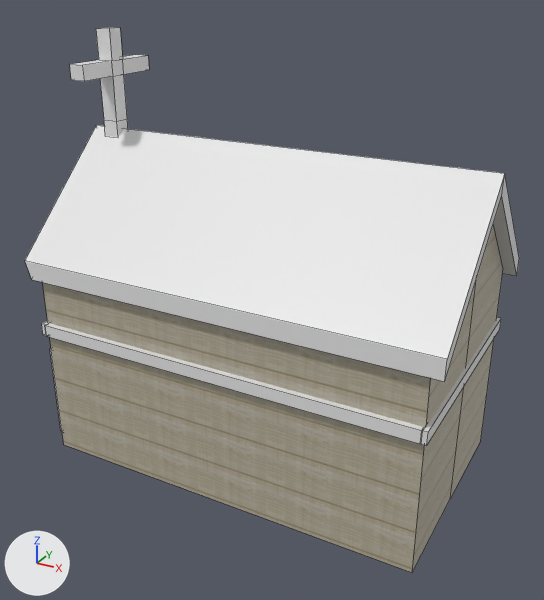
A saved change to the Blender file assets/models/own/church.blend.
Rendered twice from a 50 mm lens placed at (5.64, -10.29, 6.3), pointed at (0.05, -0.13, 1.22). Arrows for +X, +Y and +Z are at lower left; the lights stay in place. Mesh edges are drawn as thin lines.
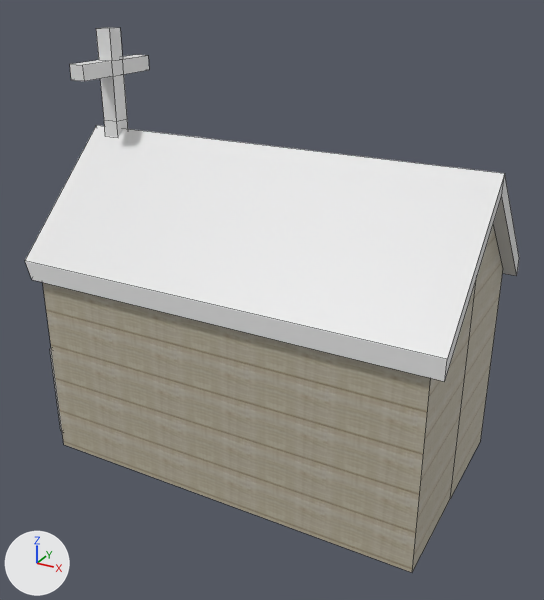
The change in detail:
Object 'Cube.005' (ob_cube_005) is deleted.
Object 'Cube.006' (ob_cube_006) is deleted.
Object 'Cube.007' (ob_cube_007) is deleted.

What differs and where, as boxes (x1, y1, x2, y2) in the pictures (544 x 600 px):
'Cube.006', deleted: before (45, 323, 424, 444)
'Cube.007', deleted: before (420, 318, 501, 446)
'Cube.005', deleted: before (42, 321, 48, 336)
